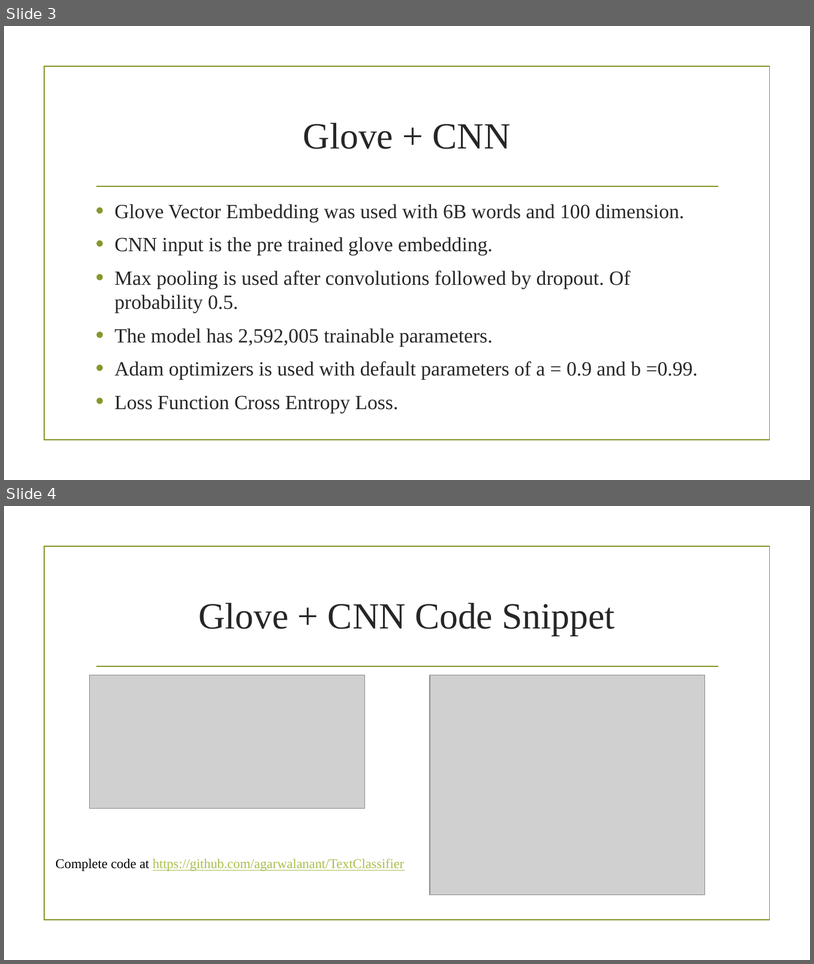
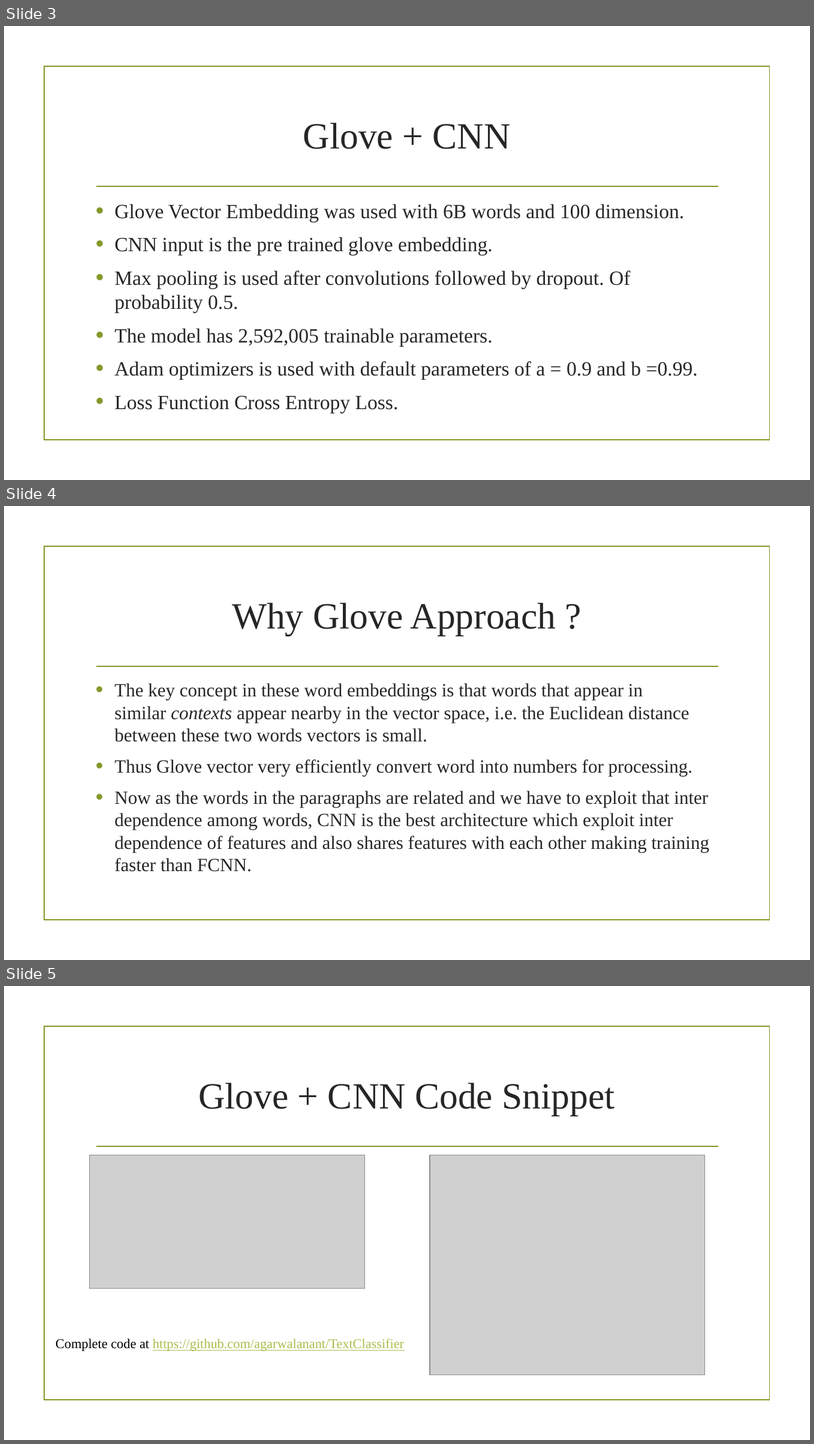
Before and after one commit to agarwalanant/TextClassifier, a slide deck: Report.pptx. Shown one above the other, each under a label of ours: slides 3 and 4 before the commit, slides 3, 4 and 5 after it. The pictures are 814x964 and 814x1444 pixels, drawn with LibreOffice and Linux fonts; fonts in the diff are those of the drawing; grey boxes stand for pictures; background and template pictures are left out. Boxes give left, top, right and bottom in pixels: in the first picture for what was removed or moved away, otherwise in the second. Text is boxed around its words. In the diff, an @@ line names an element or a change of style, - is before the commit and + after.

```diff
--- a/Report.pptx
+++ b/Report.pptx
@@ slide 4 added at (x1=4, y1=506, x2=810, y2=960), background picture (left out); not listed: 2 template elements that a slide beside it also shows @@
@@ title added at (x1=232, y1=603, x2=557, y2=636), 44 pt, text #262626 @@
+Why Glove Approach ?
@@ text added at (x1=114, y1=683, x2=710, y2=871), 22.2 pt, text #262626 @@
+• The key concept in these word embeddings is that words that appear in similar contexts appear nearby in the vector space, i.e. the Euclidean distance between these two words vectors is small.
+• Thus Glove vector very efficiently convert word into numbers for processing.
+• Now as the words in the paragraphs are related and we have to exploit that inter dependence among words, CNN is the best architecture which exploit inter dependence of features and also shares features with each other making training faster than FCNN.
@@ what was slide 4 is now slide 5 @@
```
Also in this commit, not shown: 1 slide changed, 1 other slide added.
